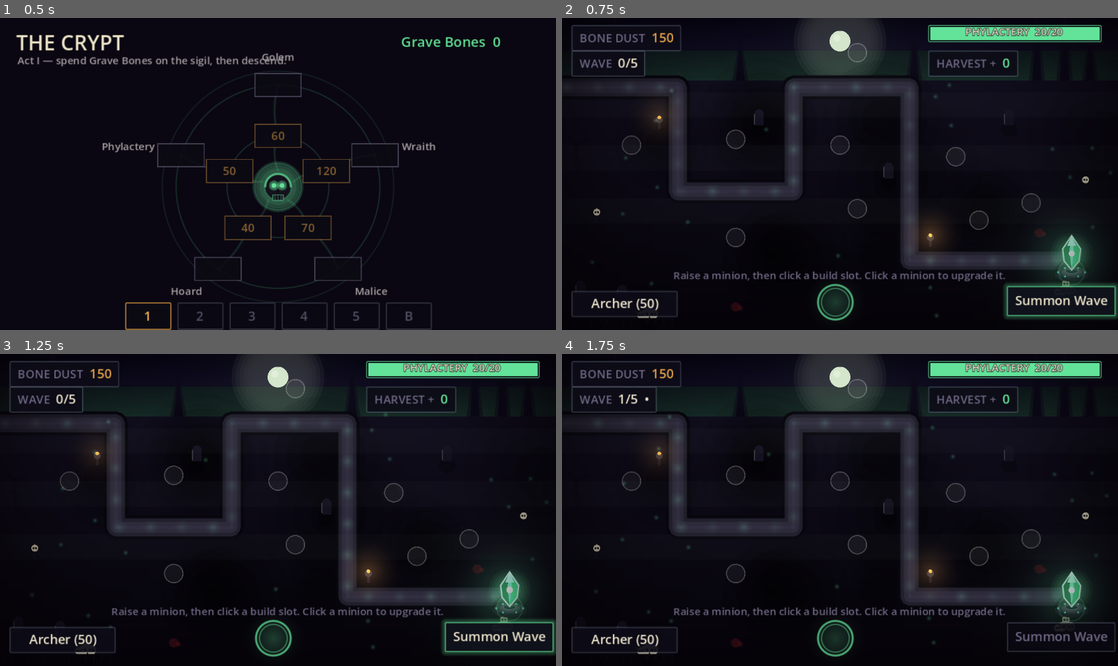
Above: before the commit, frames 1-4 (two rows, left to right).
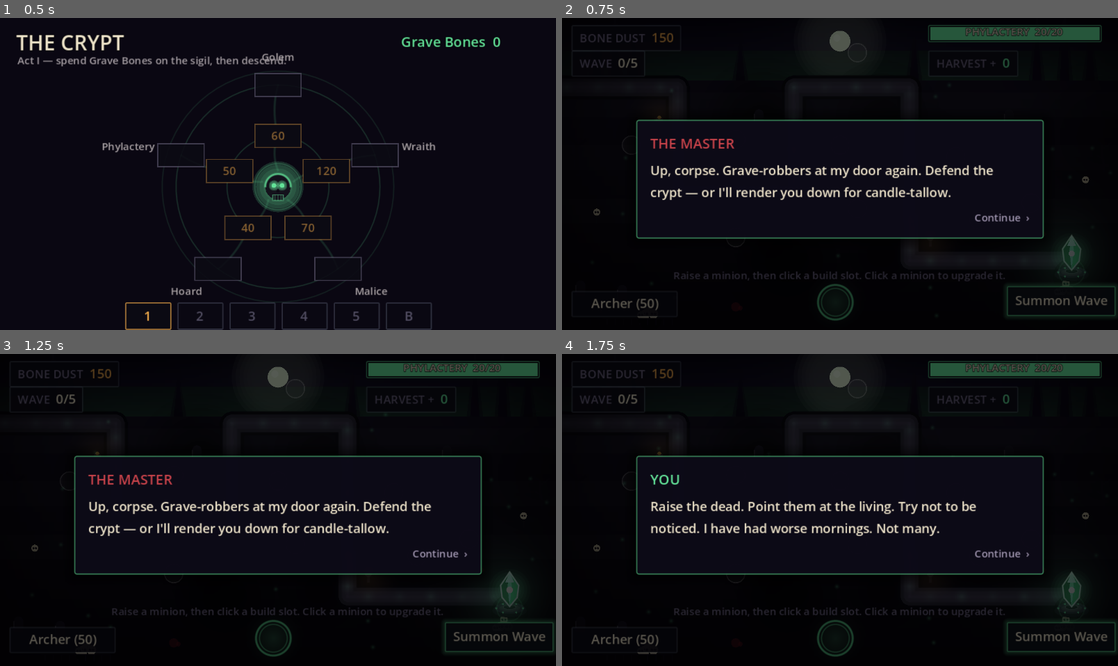
Above: after the commit, the same moments.

Repository: aschollwoeck/debonethemall
Game: Godot game, scene res://scenes/hub/hub.tscn
Two runs of this game, one before a commit and one after it. Both use one fixed random seed, a clock stepped at 60 frames per second and the inputs below.
Inputs:
- Up to frame 1 (0.5 s): no input
- Up to frame 2 (0.75 s): click "1" at 0.5 s
- Up to frame 3 (1.25 s): no input
- Up to frame 4 (1.75 s): click "Summon Wave" at 1.25 s

Frame 1 is identical in both runs. In frame 2, 20% of the frame differs, in the area x 0-100%, y 0-98%; in frame 3, 20%; in frame 4, 19%.

Commit message:
feat(m3): between-level dialogue cards (slice 2)
Add a flat vector DialogueCard overlay that plays a sequence of story beats — the
Master's cruel taunts (bloodmark) vs. the slave's simmering inner voice
(necrotic) — dimming the scene and advancing on click/Continue. Each Level now
carries intro/outro beats, written in one place in the Levels registry and
escalating slave->overlord across Act I toward the turn on the boss. main.gd
plays a level's intro on entry and its outro on a clear (before the end screen).
81 tests green (card sequencing, levels carry beats); both speaker states
screenshot-verified.

Co-Authored-By: Claude Opus 4.8 (1M context) <noreply@anthropic.com>
Claude-Session: https://claude.ai/code/session_01P8fbTuTW77i57Wh6oPPauN

Diff:
--- a/scripts/core/level.gd
+++ b/scripts/core/level.gd
@@ -13,6 +13,9 @@
 var slots: Array                  ## Array[Vector2] — build slots beside the path
 var waves: Array                  ## wave schedule (see class docstring)
 var is_boss: bool = false         ## an act-boss setpiece (M3 slice 7)
+var intro: Array = []             ## dialogue beats shown on entering the level (M3 slice 2)
+var outro: Array = []             ## dialogue beats shown on clearing the level
+## A beat is {who: "master"|"you", name: String, line: String}.
 
 
 func _init(p_id: String, p_name: String, p_path: PackedVector2Array, p_slots: Array,
--- a/scripts/core/levels.gd
+++ b/scripts/core/levels.gd
@@ -25,6 +25,62 @@
 ## Act I's ordered levels (built at boot). Index 0 = Level 1.
 var act1: Array = []
 
+## Act I dialogue (M3 slice 2). Cruel-but-funny Master vs. the slave's simmering inner voice,
+## escalating toward the turn. A beat is {who, name, line}; keyed by level id. Pure string data
+## (const-safe). Slave lines ("you") build resentment → resolve; the Master's ("master") sneer.
+const STORY := {
+	"act1_l1": {
+		"intro": [
+			{"who": "master", "name": "THE MASTER",
+				"line": "Up, corpse. Grave-robbers at my door again. Defend the crypt — or I'll render you down for candle-tallow."},
+			{"who": "you", "name": "YOU",
+				"line": "Raise the dead. Point them at the living. Try not to be noticed. I have had worse mornings. Not many."},
+		],
+		"outro": [
+			{"who": "master", "name": "THE MASTER",
+				"line": "...Adequate. Do not mistake being useful, worm, for being worth keeping."},
+			{"who": "you", "name": "YOU",
+				"line": "He didn't notice my hands had stopped shaking. Good. Let him keep not-noticing things."},
+		],
+	},
+	"act1_l2": {
+		"intro": [{"who": "master", "name": "THE MASTER",
+			"line": "Vermin in the ossuary. Sweep them. And do stop flinching — it's unbecoming of my property."}],
+		"outro": [{"who": "you", "name": "YOU",
+			"line": "Property learns the locks. Property counts the guards. Property waits."}],
+	},
+	"act1_l3": {
+		"intro": [{"who": "master", "name": "THE MASTER",
+			"line": "Inquisitors in the flooded vault, sniffing for heresy. Drown them in bone. Quietly, this time."}],
+		"outro": [{"who": "you", "name": "YOU",
+			"line": "They came for HIM — and still I'm the one bleeding for it. Funny. It won't stay funny."}],
+	},
+	"act1_l4": {
+		"intro": [{"who": "master", "name": "THE MASTER",
+			"line": "The reliquary. My relics. If a single knuckle-bone is chipped I will unmake you slowly, and narrate it."}],
+		"outro": [{"who": "you", "name": "YOU",
+			"line": "His relics. His crypt. His slave. So many things that are his. I've started a list."}],
+	},
+	"act1_l5": {
+		"intro": [{"who": "master", "name": "THE MASTER",
+			"line": "The gate holds, or you end. Simple enough even for you. Hold. My. Gate."}],
+		"outro": [{"who": "you", "name": "YOU",
+			"line": "The gate held. The list is finished. There is only one name left on it."}],
+	},
+	"act1_boss": {
+		"intro": [
+			{"who": "master", "name": "THE MASTER",
+				"line": "You raised your OWN minions? Behind my back? Oh, worm — I raised YOU. And what I raise, I can lay back down."},
+			{"who": "you", "name": "YOU",
+				"line": "You taught me every rite worth knowing, Master. Careless of you. Let me show you the last lesson."},
+		],
+		"outro": [
+			{"who": "you", "name": "YOU",
+				"line": "The crypt is quiet now. Sleep, Master. I'll tend your bones — the way you tended mine."},
+		],
+	},
+}
+
 
 func _ready() -> void:
 	var base := _base_waves()
@@ -36,6 +92,15 @@
 		Level.new("act1_l5", "The Master's Gate", PATH1, SLOTS1, _scaled(base, 1.8)),
 		Level.new("act1_boss", "The Master", PATH1, SLOTS1, _scaled(base, 2.0), true),
 	]
+	_attach_story()
+
+
+## Wires each level's dialogue beats from STORY (M3 slice 2). Keeps writing in one place.
+func _attach_story() -> void:
+	for lvl in act1:
+		var beats: Dictionary = STORY.get(lvl.id, {})
+		lvl.intro = beats.get("intro", [])
+		lvl.outro = beats.get("outro", [])
 
 
 ## The number of Act I levels (maps + boss).
--- a/scripts/main/main.gd
+++ b/scripts/main/main.gd
@@ -1,9 +1,11 @@
 extends Node2D
 ## Run orchestrator. Builds the world (fixed path, phylactery, build slots), spawns the HUD
 ## and wave manager, handles minion placement/upgrades via clicks, and resolves win/lose.
-## Entered from the Hub via "Begin Run"; returns there via "Return to Crypt".
+## Entered from the Hub's level bar (the chosen Level arrives via RunContext); returns via
+## "Return to Crypt". The level's intro/outro dialogue (M3) plays on entry and on a clear.
 
 const HUB_SCENE := "res://scenes/hub/hub.tscn"
+const DIALOGUE_CARD := preload("res://scripts/ui/dialogue_card.gd")
 
 ## Minion id → scene script + short display name. Which are *available* in a run is decided by
 ## the meta skill tree (RunModifiers.unlocked_minions); cost is read from the instance (_ready).
@@ -90,6 +92,10 @@
 	_on_harvest_changed(0)
 	_update_wave_hud()
 	queue_redraw()
+
+	# The level's opening dialogue (the Master's orders / your inner voice) — M3 slice 2.
+	if not _level.intro.is_empty():
+		_play_dialogue(_level.intro)
 
 
 ## Offers only the minions the meta tree has unlocked (GDD §7). Reads each minion's cost from
@@ -253,7 +259,24 @@
 		MetaState.mark_level_cleared(_level.id)   # unlocks the next Act I level (M3)
 	var banked := MetaState.bank_harvest(_waves.total_harvest(), cleared)
 	MetaState.save_game()
+	# On a clear, the level's closing dialogue plays before the end screen (M3 slice 2).
+	if cleared and not _level.outro.is_empty():
+		_play_dialogue(_level.outro, _show_end_panel.bind(cleared, banked))
+	else:
+		_show_end_panel(cleared, banked)
+
+
+func _show_end_panel(cleared: bool, banked: int) -> void:
 	_hud.show_end(cleared, banked)
+
+
+## Plays a dialogue-card sequence over the run; `on_finished` (optional) fires after the last beat.
+func _play_dialogue(beats: Array, on_finished := Callable()) -> void:
+	var card := DIALOGUE_CARD.new()
+	add_child(card)
+	if on_finished.is_valid():
+		card.finished.connect(on_finished)
+	card.play(beats)
 
 
 func _update_wave_hud() -> void:
--- /dev/null
+++ b/scripts/ui/dialogue_card.gd
@@ -0,0 +1,119 @@
+extends CanvasLayer
+class_name DialogueCard
+## Between-level story overlay (M3 slice 2, docs/M3-act-one.md). Plays a sequence of dialogue
+## `beats` — each {who: "master"|"you", name, line} — as flat vector cards over the scene: the
+## Master's cruel taunts (bloodmark) vs. the slave's simmering inner voice (necrotic). Click or
+## press Continue to advance; emits `finished` after the last beat, then frees itself.
+##
+## Sits above the HUD (high layer) and dims + captures input, so nothing behind it reacts.
+
+signal finished
+
+# palette (art-direction §3 / vector UI §10)
+const BONE := Color(0.93, 0.89, 0.79)
+const DIM := Color(0.62, 0.58, 0.68)
+const MASTER_COL := Color("c8434a")   # bloodmark — the Master
+const YOU_COL := Color(0.39, 0.89, 0.60)   # necrotic — your inner voice
+const PANEL := Color(0.05, 0.04, 0.09, 0.98)
+
+var _beats: Array = []
+var _i: int = 0
+var _dim: ColorRect
+var _speaker: Label
+var _line: Label
+
+
+## Starts the sequence. `beats` is an Array of {who, name, line}. Does nothing (and finishes
+## immediately) if empty.
+func play(beats: Array) -> void:
+	_beats = beats
+	_i = 0
+	if _beats.is_empty():
+		_finish()
+		return
+	if _dim == null:
+		_build()
+	_show_beat()
+
+
+## Index of the beat currently shown (for tests / callers).
+func current_index() -> int:
+	return _i
+
+
+func _build() -> void:
+	layer = 30   # above the HUD (its own CanvasLayer at layer 1)
+	_dim = ColorRect.new()
+	_dim.color = Color(0, 0, 0, 0.62)
+	_dim.set_anchors_preset(Control.PRESET_FULL_RECT)
+	_dim.mouse_filter = Control.MOUSE_FILTER_STOP   # swallow clicks meant for the game behind
+	add_child(_dim)
+
+	var card := PanelContainer.new()
+	card.position = Vector2(64, 88)
+	card.custom_minimum_size = Vector2(352, 0)
+	var box := StyleBoxFlat.new()
+	box.bg_color = PANEL
+	box.set_corner_radius_all(2)
+	box.set_border_width_all(1)
+	box.border_color = Color(YOU_COL.r, YOU_COL.g, YOU_COL.b, 0.5)
+	box.set_content_margin_all(12)
+	box.shadow_color = Color(0, 0, 0, 0.55)
+	box.shadow_size = 10
+	card.add_theme_stylebox_override("panel", box)
+	_dim.add_child(card)
+
+	var vb := VBoxContainer.new()
+	vb.add_theme_constant_override("separation", 7)
+	card.add_child(vb)
+
+	_speaker = Label.new()
+	_speaker.add_theme_font_size_override("font_size", 12)
+	vb.add_child(_speaker)
+
+	_line = Label.new()
+	_line.autowrap_mode = TextServer.AUTOWRAP_WORD_SMART
+	_line.custom_minimum_size = Vector2(328, 0)
+	_line.add_theme_font_size_override("font_size", 11)
+	_line.add_theme_color_override("font_color", BONE)
+	vb.add_child(_line)
+
+	var hint := Label.new()
+	hint.text = "Continue  ›"
+	hint.horizontal_alignment = HORIZONTAL_ALIGNMENT_RIGHT
+	hint.add_theme_font_size_override("font_size", 9)
+	hint.add_theme_color_override("font_color", DIM)
+	vb.add_child(hint)
+
+
+func _show_beat() -> void:
+	var beat: Dictionary = _beats[_i]
+	_speaker.text = beat.get("name", "")
+	_speaker.add_theme_color_override("font_color", MASTER_COL if beat.get("who") == "master" else YOU_COL)
+	_line.text = beat.get("line", "")
+
+
+func _input(event: InputEvent) -> void:
+	if _dim == null:
+		return
+	var advance: bool = (event is InputEventMouseButton and event.pressed
+			and event.button_index == MOUSE_BUTTON_LEFT)
+	if not advance and event.is_action_pressed("ui_accept"):
+		advance = true
+	if advance:
+		get_viewport().set_input_as_handled()
+		_advance()
+
+
+## Advances to the next beat, or finishes after the last. (Public for tests.)
+func _advance() -> void:
+	_i += 1
+	if _i >= _beats.size():
+		_finish()
+	else:
+		_show_beat()
+
+
+func _finish() -> void:
+	finished.emit()
+	queue_free()
--- /dev/null
+++ b/tests/unit/test_dialogue_card.gd
@@ -0,0 +1,34 @@
+extends GutTest
+## Tests the between-level dialogue overlay's sequencing (M3 slice 2). The card walks a list of
+## beats and emits `finished` after the last — the signal main.gd relies on to chain into the end
+## screen, so a broken sequence would strand the player behind the overlay.
+
+const DialogueCardScript = preload("res://scripts/ui/dialogue_card.gd")
+
+
+func _beats(n: int) -> Array:
+	var a: Array = []
+	for i in n:
+		a.append({"who": "you", "name": "YOU", "line": "line %d" % i})
+	return a
+
+
+func test_advances_through_beats_then_finishes() -> void:
+	var card = DialogueCardScript.new()
+	add_child_autofree(card)
+	watch_signals(card)
+	card.play(_beats(2))
+	assert_eq(card.current_index(), 0, "starts on the first beat")
+	card._advance()
+	assert_eq(card.current_index(), 1, "advances to the second")
+	assert_signal_not_emitted(card, "finished")
+	card._advance()
+	assert_signal_emitted(card, "finished", "finishes after the last beat")
+
+
+func test_empty_beats_finishes_immediately() -> void:
+	var card = DialogueCardScript.new()
+	add_child_autofree(card)
+	watch_signals(card)
+	card.play([])
+	assert_signal_emitted(card, "finished", "an empty sequence finishes at once")
--- a/tests/unit/test_levels.gd
+++ b/tests/unit/test_levels.gd
@@ -45,3 +45,14 @@
 	for lvl in Levels.act1:
 		MetaState.mark_level_cleared(lvl.id)
 	assert_eq(Levels.act1_next_index(), Levels.act1_count() - 1, "clamps to the last when all cleared")
+
+
+func test_levels_carry_story_beats() -> void:
+	var l1 := Levels.act1_level(0)
+	assert_gt(l1.intro.size(), 0, "level 1 has intro dialogue")
+	assert_gt(l1.outro.size(), 0, "level 1 has outro dialogue")
+	var beat: Dictionary = l1.intro[0]
+	assert_true(beat.has("who") and beat.has("line"), "a beat carries who + line")
+	var boss := Levels.act1_level(Levels.act1_count() - 1)
+	assert_gt(boss.intro.size(), 0, "the boss has intro dialogue")
+	assert_gt(boss.outro.size(), 0, "the boss has outro dialogue (the story turn)")
Not shown, added: scripts/ui/dialogue_card.gd.uid
Not shown, added: tests/unit/test_dialogue_card.gd.uid
Not shown, changed: CHANGELOG.md
